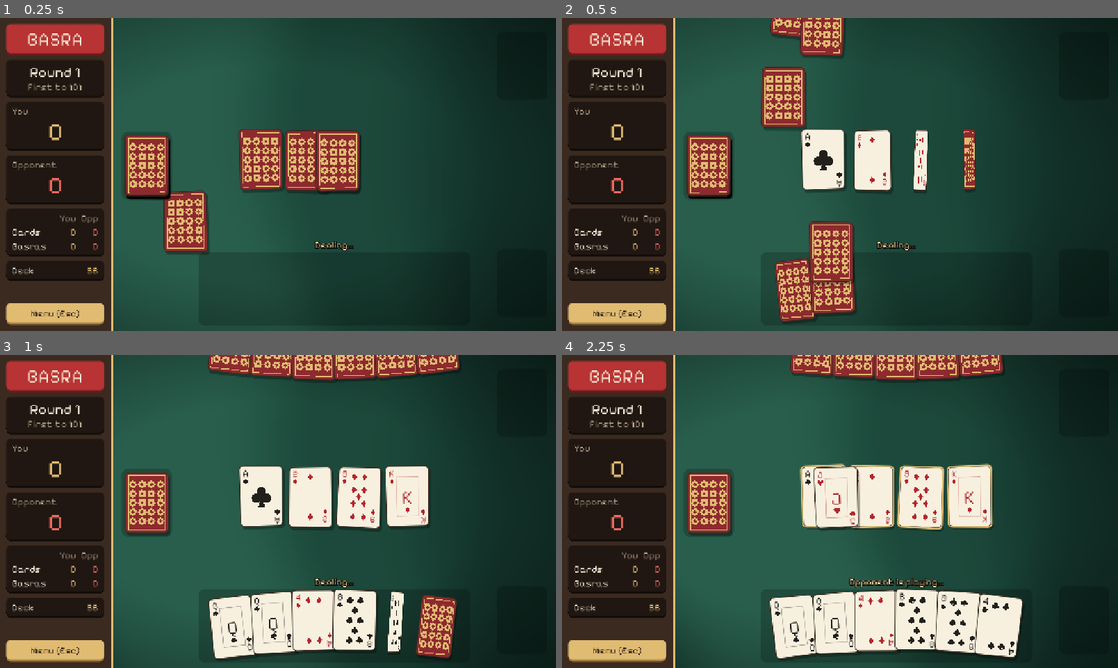
Above: before the commit, frames 1-4 (two rows, left to right).
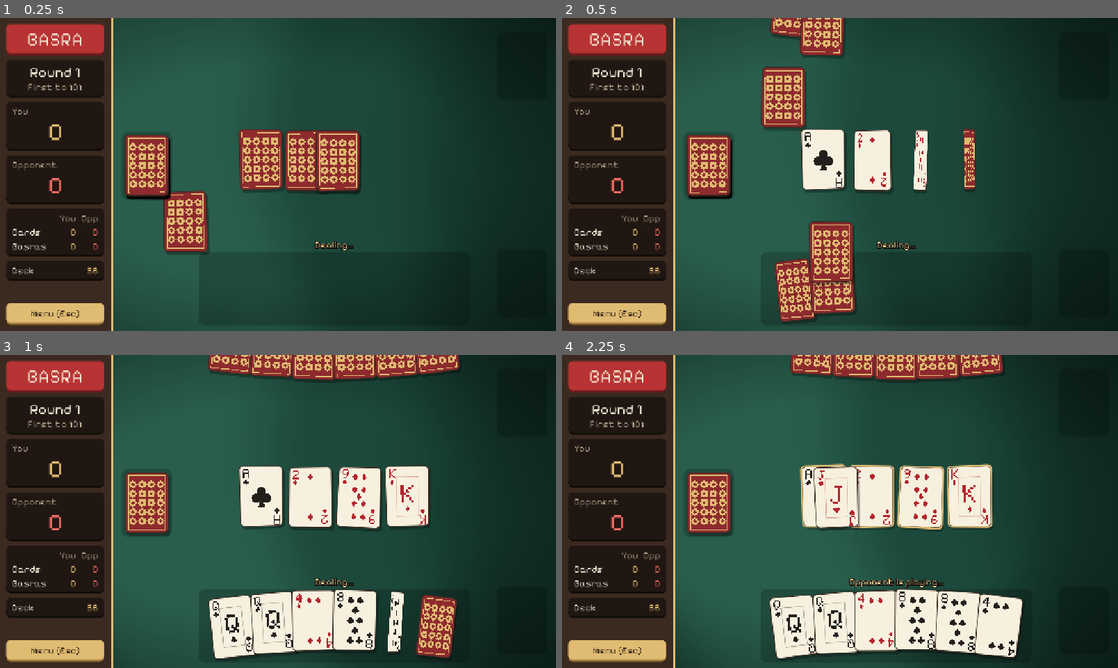
Above: after the commit, the same moments.

Repository: jongomezdev/basra
Game: Godot game, scene res://scenes/main.tscn
Same seed, same stepped clock (60 frames per second), same inputs: the game is played once before the commit and once after it.
Inputs (mouse positions are in pixels of both pictures, inside the frame that each line leads up to):
- Up to frame 1 (0.25 s): no input
- Up to frame 2 (0.5 s): no input
- Up to frame 3 (1 s): tap Enter at 0.5 s; drag from (144, 502) to (333, 442) at 0.52 s
- Up to frame 4 (2.25 s): drag from (823, 495) to (812, 574) at 1.27 s; move the mouse to (873, 495) at 2.02 s; click (873, 495) at 2.17 s

Frame 1 is identical in both runs. In frame 2, 0.1% of the frame differs, in the area x 43-66%, y 36-55%; in frame 3, 0.8%; in frame 4, 1.0%, in the area x 38-82%, y 36-96%.

Commit message:
Draw card ranks as pixel glyphs
The font's small 5 read like an S, and J and Q were weak too. Ranks on
cards are now hand-drawn 5x7 pixel letters, crisp at any size, with the
number-card pips nudged right so the 10 has room.

Co-Authored-By: Claude Opus 5.5 <noreply@anthropic.com>

Diff:
--- a/scripts/ui/card_view.gd
+++ b/scripts/ui/card_view.gd
@@ -9,10 +9,10 @@
 const CARD_SIZE := Vector2(100, 140)
 const CORNER := 9
 const TILT_SHADER := preload("res://shaders/card_tilt.gdshader")
-const FONT := preload("res://assets/fonts/pixel_font.tres")
-
-## The font's pixels only land on the screen grid at multiples of 11.
-const RANK_FONT_SIZE := 22
+
+## Size of one pixel of the rank letters, in the corners and on face cards.
+const CORNER_PIXEL := 3.0
+const FACE_PIXEL := 6.0
 
 const HOVER_SCALE := 1.1
 const HOVER_TILT := 0.0013
@@ -170,29 +170,22 @@
 	if card.rank == Card.ACE:
 		_draw_suit(center, 46.0, ink)
 	elif card.is_number():
-		var area := Rect2(Vector2(38, 24), Vector2(24, 92))
+		var area := Rect2(Vector2(40, 24), Vector2(21, 92))
 		for pip: Vector2 in PIPS[card.rank]:
 			_draw_suit(area.position + area.size * pip, 16.0, ink)
 	else:
 		var frame := Rect2(Vector2(25, 25), CARD_SIZE - Vector2(50, 50))
 		draw_rect(frame, ink.lerp(FACE_COLOR, 0.65), false, 1.5, true)
-		_draw_centered_text(card.rank_text(), center + Vector2(0, 2), RANK_FONT_SIZE * 2, ink)
-		_draw_suit(center + Vector2(0, 30), 14.0, ink)
+		var letter := PixelGlyphs.text_size(card.rank_text(), FACE_PIXEL)
+		PixelGlyphs.draw_text(self, card.rank_text(), (center - letter / 2 - Vector2(0, 7)).round(), FACE_PIXEL, ink)
+		_draw_suit(center + Vector2(0, 29), 14.0, ink)
 
 
 func _draw_corner(ink: Color) -> void:
 	var text := card.rank_text()
-	var width := FONT.get_string_size(text, HORIZONTAL_ALIGNMENT_LEFT, -1, RANK_FONT_SIZE).x
-	var left := roundf(maxf(15 - width / 2, 5))
-	draw_string(FONT, Vector2(left, 24), text, HORIZONTAL_ALIGNMENT_LEFT, -1, RANK_FONT_SIZE, ink)
-	_draw_suit(Vector2(15, 35), 12.0, ink)
-
-
-func _draw_centered_text(text: String, center: Vector2, font_size: int, ink: Color) -> void:
-	var text_size := FONT.get_string_size(text, HORIZONTAL_ALIGNMENT_LEFT, -1, font_size)
-	var baseline := center.y + FONT.get_ascent(font_size) - text_size.y / 2
-	draw_string(FONT, Vector2(center.x - text_size.x / 2, baseline), text,
-		HORIZONTAL_ALIGNMENT_LEFT, -1, font_size, ink)
+	var width := PixelGlyphs.text_size(text, CORNER_PIXEL).x
+	PixelGlyphs.draw_text(self, text, Vector2(roundf(maxf(16 - width / 2, 4)), 7), CORNER_PIXEL, ink)
+	_draw_suit(Vector2(16, 37), 12.0, ink)
 
 
 ## A tile of eight-pointed stars, the mosaic motif of the card backs.
--- /dev/null
+++ b/scripts/ui/pixel_glyphs.gd
@@ -0,0 +1,44 @@
+class_name PixelGlyphs
+extends RefCounted
+## Hand-drawn 5x7 pixel letters for card ranks. Drawing them as rectangles
+## keeps every rank crisp at any scale, where a font's small sizes blur.
+
+const HEIGHT := 7
+
+## Each glyph is a list of rows; "#" is a filled pixel. "1" is narrower and
+## its empty right column doubles as the gap in "10".
+const GLYPHS := {
+	"A": [".###.", "#...#", "#...#", "#####", "#...#", "#...#", "#...#"],
+	"1": [".#.", "##.", ".#.", ".#.", ".#.", ".#.", "###"],
+	"2": [".###.", "#...#", "....#", "...#.", "..#..", ".#...", "#####"],
+	"3": ["####.", "....#", "....#", ".###.", "....#", "....#", "####."],
+	"4": ["...#.", "..##.", ".#.#.", "#..#.", "#####", "...#.", "...#."],
+	"5": ["#####", "#....", "####.", "....#", "....#", "#...#", ".###."],
+	"6": ["..##.", ".#...", "#....", "####.", "#...#", "#...#", ".###."],
+	"7": ["#####", "....#", "...#.", "..#..", ".#...", ".#...", ".#..."],
+	"8": [".###.", "#...#", "#...#", ".###.", "#...#", "#...#", ".###."],
+	"9": [".###.", "#...#", "#...#", ".####", "....#", "...#.", ".##.."],
+	"0": [".###.", "#...#", "#...#", "#...#", "#...#", "#...#", ".###."],
+	"J": ["..###", "...#.", "...#.", "...#.", "...#.", "#..#.", ".##.."],
+	"Q": [".###.", "#...#", "#...#", "#...#", "#.#.#", "#..#.", ".##.#"],
+	"K": ["#...#", "#..#.", "#.#..", "##...", "#.#..", "#..#.", "#...#"],
+}
+
+
+static func text_size(text: String, pixel: float) -> Vector2:
+	var columns := 0
+	for character in text:
+		columns += (GLYPHS[character][0] as String).length()
+	return Vector2(columns, HEIGHT) * pixel
+
+
+static func draw_text(canvas: CanvasItem, text: String, top_left: Vector2, pixel: float, color: Color) -> void:
+	var x := top_left.x
+	for character in text:
+		var rows: Array = GLYPHS[character]
+		for row in rows.size():
+			var line: String = rows[row]
+			for column in line.length():
+				if line[column] == "#":
+					canvas.draw_rect(Rect2(Vector2(x + column * pixel, top_left.y + row * pixel), Vector2(pixel, pixel)), color)
+		x += (rows[0] as String).length() * pixel
Not shown, added: scripts/ui/pixel_glyphs.gd.uid
